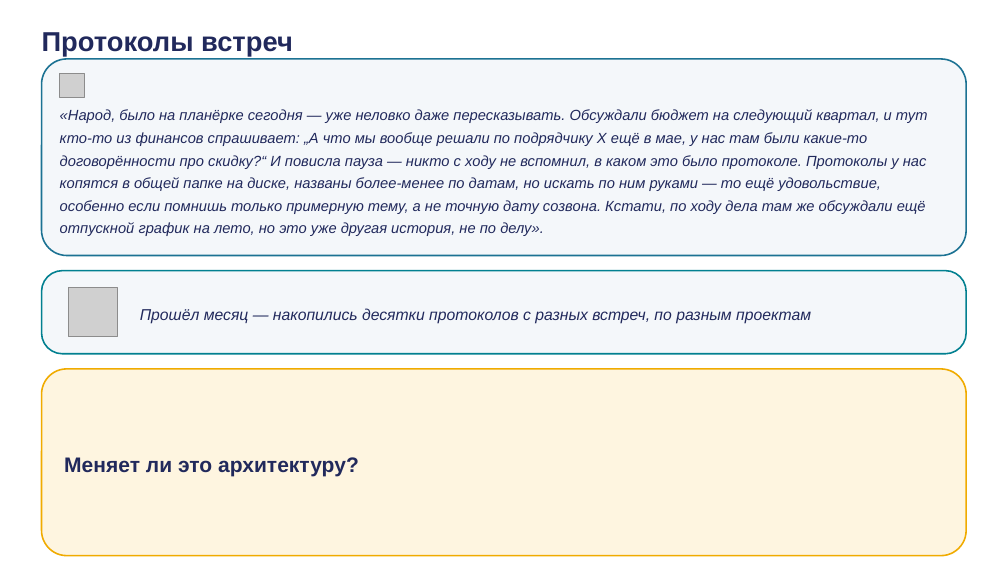
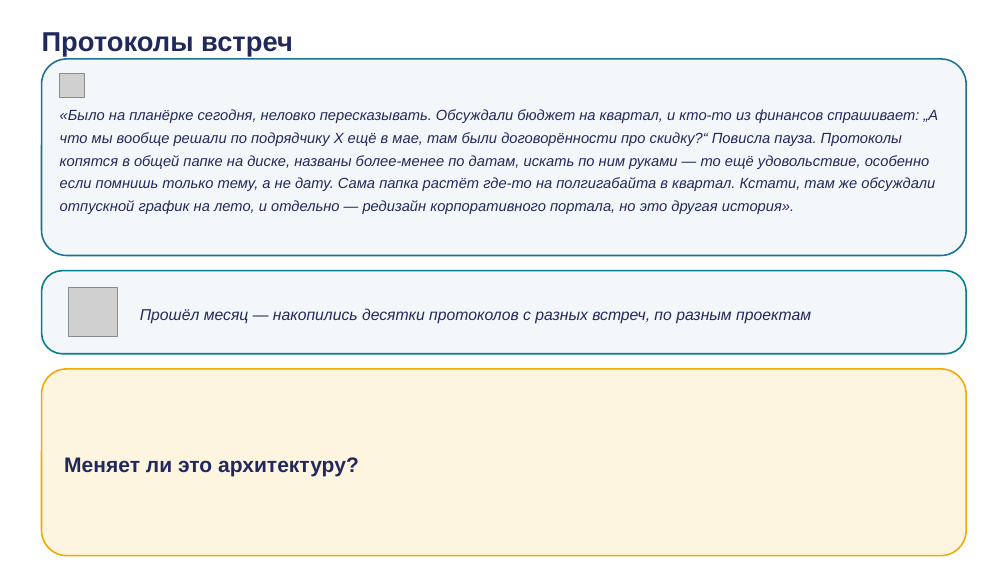
Before and after one commit to tellina-study/AI-usage-lessons, a slide deck: slide 23 of library/seminars/sem-02/rendered/sem-02.pptx. Drawn at 1008x567 pixels with LibreOffice and Linux fonts; fonts in the diff are those of the drawing; grey boxes stand for pictures. Boxes give left, top, right and bottom in pixels: in the first picture for what was removed or moved away, otherwise in the second. Text is boxed around its words. In the diff, an @@ line names an element or a change of style, - is before the commit and + after.

```diff
--- a/library/seminars/sem-02/rendered/sem-02.pptx
+++ b/library/seminars/sem-02/rendered/sem-02.pptx
@@ text at bbox=[60, 109, 939, 214]: text changed @@
-«Народ, было на планёрке сегодня — уже неловко даже пересказывать. Обсуждали бюджет на следующий квартал, и тут кто-то из финансов спрашивает: „А что мы вообще решали по подрядчику X ещё в мае, у нас там были какие-то договорённости про скидку?“ И повисла пауза — никто с ходу не вспомнил, в каком это было протоколе. Протоколы у нас копятся в общей папке на диске, названы более-менее по датам, но искать по ним руками — то ещё удовольствие, особенно если помнишь только примерную тему, а не точную дату созвона. Кстати, по ходу дела там же обсуждали ещё отпускной график на лето, но это уже другая история, не по делу».
+«Было на планёрке сегодня, неловко пересказывать. Обсуждали бюджет на квартал, и кто-то из финансов спрашивает: „А что мы вообще решали по подрядчику X ещё в мае, там были договорённости про скидку?“ Повисла пауза. Протоколы копятся в общей папке на диске, названы более-менее по датам, искать по ним руками — то ещё удовольствие, особенно если помнишь только тему, а не дату. Сама папка растёт где-то на полгигабайта в квартал. Кстати, там же обсуждали отпускной график на лето, и отдельно — редизайн корпоративного портала, но это другая история».
```
Also in this commit, not shown: 14 other slides changed, 35 other files.
